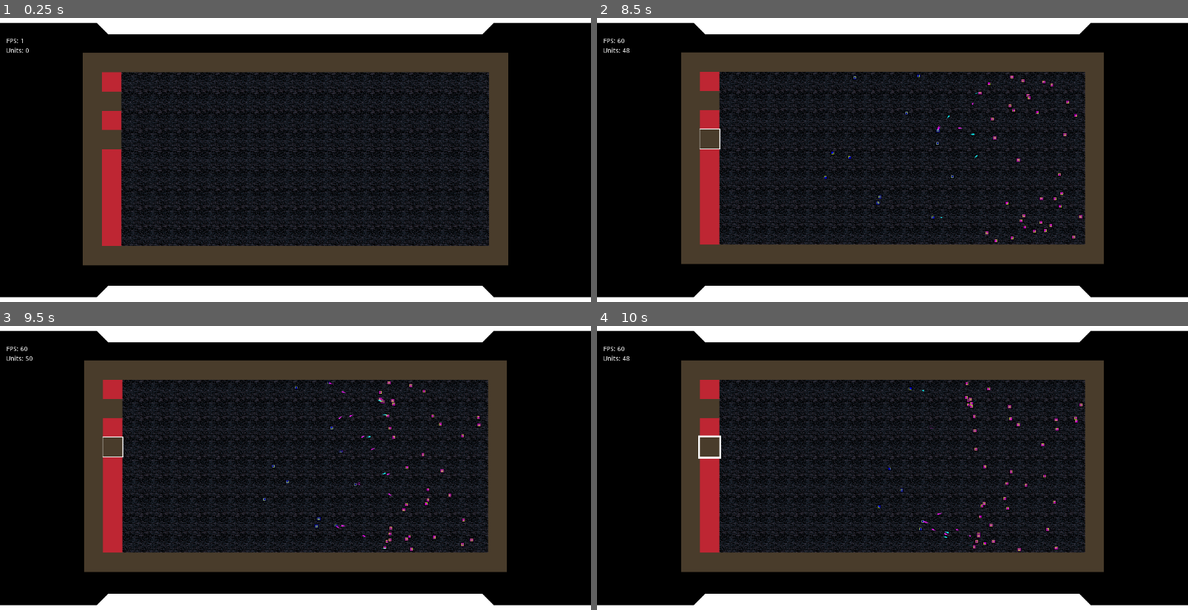
Above: before the commit, frames 1-4 (two rows, left to right).
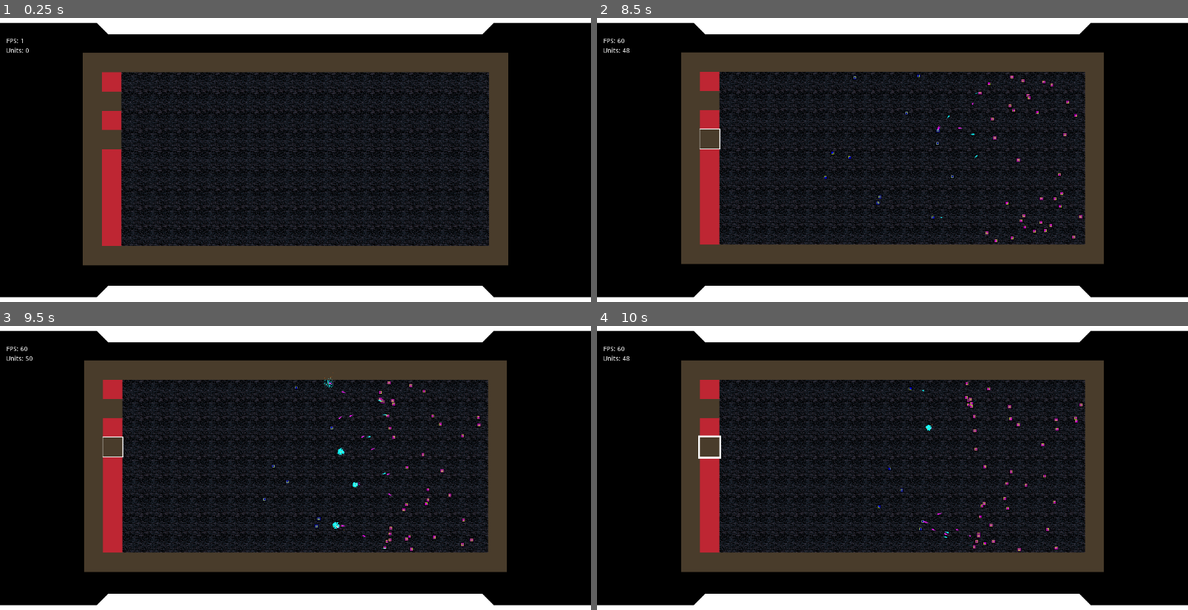
Above: after the commit, the same moments.

Repository: SJPGDD/Displacement
Game: Godot game, scene res://Game/Game.tscn
Same seed, same stepped clock (60 frames per second), same inputs: the game is played once before the commit and once after it.
Inputs (mouse positions are in pixels of both pictures, inside the frame that each line leads up to):
- Up to frame 1 (0.25 s): no input
- Up to frame 2 (8.5 s): click (904, 157) at 0.5 s; click (904, 157) at 1.25 s; click (709, 100) at 2 s; click (709, 140) at 2.75 s; click (709, 100) at 3.5 s; click (709, 140) at 4.25 s; click (709, 100) at 5 s; click (709, 140) at 5.75 s; click (904, 157) at 6.5 s; move the mouse to (1022, 160) at 7.27 s; click (1022, 160) at 7.42 s; move the mouse to (774, 194) at 8.02 s; click (774, 194) at 8.17 s
- Up to frame 3 (9.5 s): move the mouse to (354, 411) at 8.77 s; click (354, 411) at 8.92 s
- Up to frame 4 (10 s): move the mouse to (862, 550) at 9.52 s; click (862, 550) at 9.67 s

Frames 1-2 are identical in both runs. In frame 3, less than 0.1% of the frame differs, in the area x 54-61%, y 16-72%; in frame 4, less than 0.1%.

Commit message:
Added UnitExplosion

Diff:
--- a/Game/Units/Unit.gd
+++ b/Game/Units/Unit.gd
@@ -3,6 +3,7 @@
 const Laser = preload("res://Game/Units/Laser.tscn")
 const PlayerUnitColor = preload("res://Game/Units/PlayerUnitColor.tres")
 const EnemyUnitColor = preload("res://Game/Units/EnemyUnitColor.tres")
+const UnitExplosion = preload("res://Game/Units/UnitExplosion.tscn")
 
 enum ControllerType {
 	PLAYER, ENEMY
@@ -76,6 +77,7 @@
 func die():
 	if $DeathAnimation.current_animation == "":
 		$DeathAnimation.play("Death")
+		projectiles.add_child(UnitExplosion.instance().setup(self.controller, position))
 
 func _direction(unit):
 	return (unit.position - position).normalized()
--- /dev/null
+++ b/Game/Units/UnitExplosion.gd
@@ -0,0 +1,27 @@
+extends Particles2D
+
+const EXPIRE_TIME = 0.2
+
+var controller
+var time
+
+func _ready():
+	emitting = true
+	$Sparks.emitting = true
+
+func _process(delta):
+	time += delta
+	if time > EXPIRE_TIME:
+		emitting = false
+		$Sparks.emitting = false
+		queue_free()
+
+func setup(controller, pos):
+	self.controller = controller
+	if controller == 0:
+		process_material.color = Color(0, 1, 1)
+	else:
+		process_material.color = Color(1, 0, 1)
+	position = pos
+	time = 0
+	return self
--- /dev/null
+++ b/Game/Units/UnitExplosion.tscn
@@ -0,0 +1,187 @@
+[gd_scene load_steps=13 format=2]
+
+[ext_resource path="res://Game/Units/UnitExplosion.gd" type="Script" id=1]
+
+[sub_resource type="CanvasItemMaterial" id=1]
+
+render_priority = 0
+blend_mode = 1
+light_mode = 0
+
+[sub_resource type="Curve" id=2]
+
+min_value = 0.0
+max_value = 1.0
+bake_resolution = 100
+_data = [ Vector2( 0, 1 ), 0.0, 0.0, 0, 0, Vector2( 1, 0 ), 0.0, 0.0, 0, 0 ]
+
+[sub_resource type="CurveTexture" id=3]
+
+flags = 4
+width = 32
+curve = SubResource( 2 )
+
+[sub_resource type="ParticlesMaterial" id=4]
+
+render_priority = 0
+trail_divisor = 1
+emission_shape = 0
+flag_align_y = false
+flag_rotate_y = false
+flag_disable_z = true
+spread = 180.0
+flatness = 1.0
+gravity = Vector3( 0, 0, 0 )
+initial_velocity = 100.0
+initial_velocity_random = 1.0
+angular_velocity = 5.38099e-43
+angular_velocity_random = 0.0
+orbit_velocity = 0.0
+orbit_velocity_random = 0.0
+linear_accel = 0.0
+linear_accel_random = 0.0
+radial_accel = 0.0
+radial_accel_random = 0.0
+tangential_accel = 0.0
+tangential_accel_random = 0.0
+damping = 0.0
+damping_random = 0.0
+angle = 0.0
+angle_random = 0.0
+scale = 3.0
+scale_random = 0.0
+scale_curve = SubResource( 3 )
+color = Color( 1, 1, 1, 0.0784314 )
+hue_variation = 0.0
+hue_variation_random = 0.0
+anim_speed = 0.0
+anim_speed_random = 0.0
+anim_offset = 0.0
+anim_offset_random = 0.0
+anim_loop = false
+_sections_unfolded = [ "Angle", "Color", "Emission Shape", "Flags", "Gravity", "Initial Velocity", "Scale", "Spread", "Trail" ]
+
+[sub_resource type="Curve" id=10]
+
+min_value = 0.0
+max_value = 1.0
+bake_resolution = 100
+_data = [ Vector2( 0, 1 ), 0.0, 0.0, 0, 0, Vector2( 1, 0 ), 0.0, 0.0, 0, 0 ]
+
+[sub_resource type="CurveTexture" id=11]
+
+flags = 4
+width = 32
+curve = SubResource( 10 )
+
+[sub_resource type="Gradient" id=9]
+
+offsets = PoolRealArray( 0, 0.763314, 0.804734, 1 )
+colors = PoolColorArray( 1, 1, 1, 1, 1, 1, 1, 1, 1, 1, 1, 0.183432, 1, 1, 1, 0 )
+
+[sub_resource type="GradientTexture" id=8]
+
+flags = 4
+gradient = SubResource( 9 )
+width = 32
+
+[sub_resource type="Curve" id=6]
+
+min_value = 0.0
+max_value = 1.0
+bake_resolution = 100
+_data = [ Vector2( 0, 1 ), 0.0, 0.0, 0, 0, Vector2( 1, 0 ), 0.0, 0.0, 0, 0 ]
+
+[sub_resource type="CurveTexture" id=7]
+
+flags = 4
+width = 32
+curve = SubResource( 6 )
+
+[sub_resource type="ParticlesMaterial" id=5]
+
+render_priority = 0
+trail_divisor = 100
+trail_size_modifier = SubResource( 7 )
+trail_color_modifier = SubResource( 8 )
+emission_shape = 0
+flag_align_y = false
+flag_rotate_y = false
+flag_disable_z = true
+spread = 180.0
+flatness = 0.0
+gravity = Vector3( 0, 0, 0 )
+initial_velocity = 300.0
+initial_velocity_random = 1.0
+angular_velocity = 0.0
+angular_velocity_random = 0.0
+orbit_velocity = 0.0
+orbit_velocity_random = 0.0
+linear_accel = -100.0
+linear_accel_random = 0.0
+radial_accel = 0.0
+radial_accel_random = 0.0
+tangential_accel = 0.0
+tangential_accel_random = 0.0
+damping = 100.0
+damping_random = 0.0
+angle = 0.0
+angle_random = 0.0
+scale = 1.0
+scale_random = 0.0
+scale_curve = SubResource( 11 )
+color = Color( 1, 0.421875, 0, 1 )
+hue_variation = 0.0
+hue_variation_random = 0.0
+anim_speed = 0.0
+anim_speed_random = 0.0
+anim_offset = 0.0
+anim_offset_random = 0.0
+anim_loop = false
+_sections_unfolded = [ "Angular Velocity", "Color", "Damping", "Emission Shape", "Gravity", "Initial Velocity", "Linear Accel", "Orbit Velocity", "Radial Accel", "Scale", "Spread", "Tangential Accel", "Trail" ]
+
+[node name="UnitExplosion" type="Particles2D"]
+
+material = SubResource( 1 )
+emitting = false
+amount = 100
+lifetime = 0.2
+one_shot = true
+preprocess = 0.0
+speed_scale = 1.0
+explosiveness = 1.0
+randomness = 0.0
+fixed_fps = 60
+fract_delta = true
+visibility_rect = Rect2( -100, -100, 200, 200 )
+local_coords = true
+draw_order = 0
+process_material = SubResource( 4 )
+texture = null
+normal_map = null
+h_frames = 1
+v_frames = 1
+script = ExtResource( 1 )
+_sections_unfolded = [ "Capping", "Drawing", "Material", "Process Material", "Textures", "Time", "Transform", "Visibility", "Z Index" ]
+
+[node name="Sparks" type="Particles2D" parent="." index="0"]
+
+emitting = false
+amount = 1000
+lifetime = 0.2
+one_shot = true
+preprocess = 0.0
+speed_scale = 1.0
+explosiveness = 0.5
+randomness = 0.0
+fixed_fps = 0
+fract_delta = true
+visibility_rect = Rect2( -100, -100, 200, 200 )
+local_coords = true
+draw_order = 0
+process_material = SubResource( 5 )
+texture = null
+normal_map = null
+h_frames = 1
+v_frames = 1
+_sections_unfolded = [ "Process Material", "Time" ]
--- a/Game/World/Terrain/Terrain.tscn
+++ b/Game/World/Terrain/Terrain.tscn
@@ -33,7 +33,7 @@
 "values": [ 5.0, 2.0, 5.0 ]
 }
 
-[node name="Terrain" type="TileMap" groups=[
+[node name="Terrain" type="TileMap" index="0" groups=[
 "Terrain",
 ]]
 
